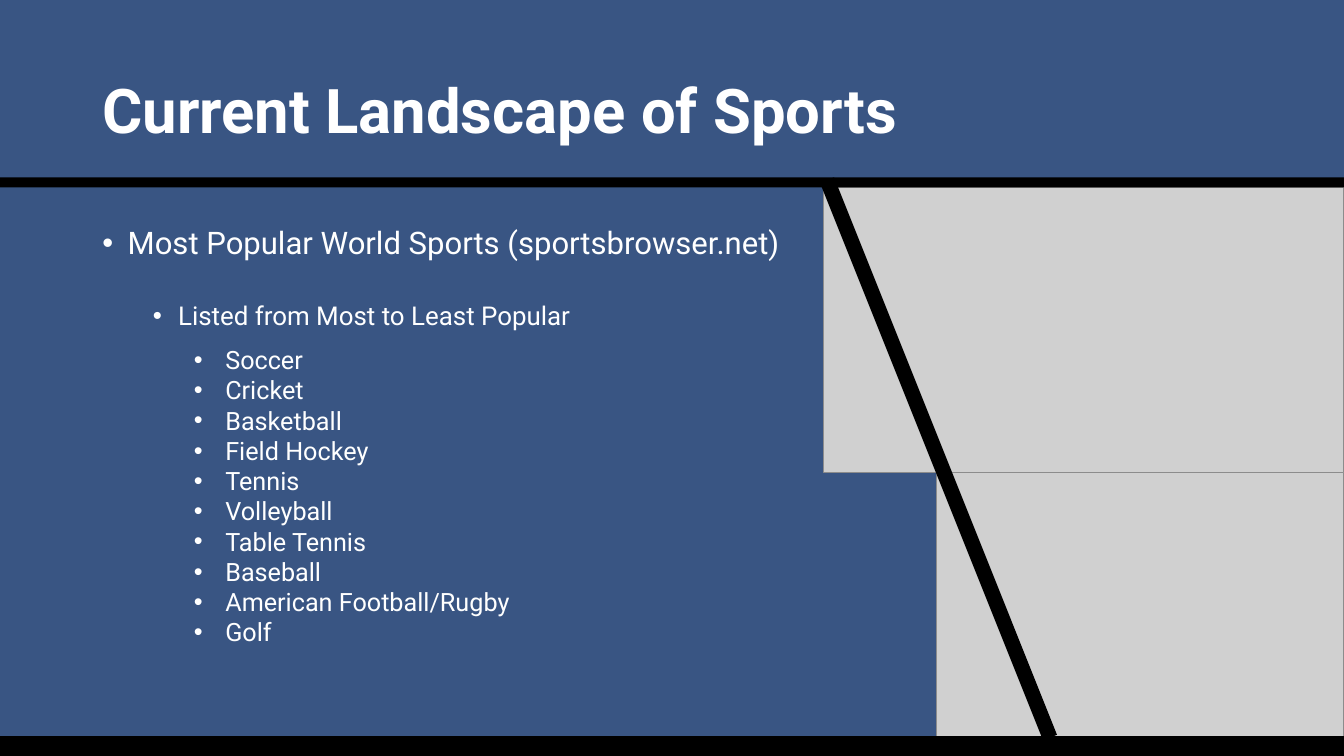
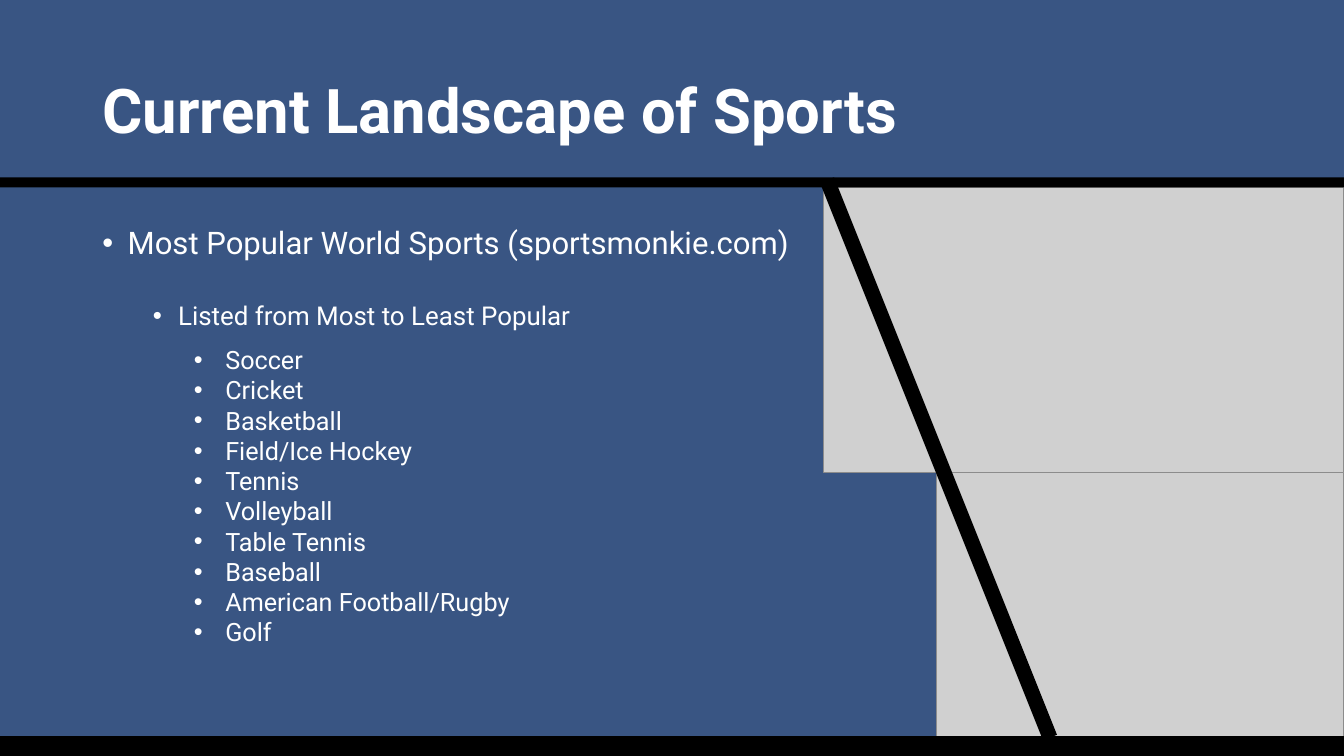
Before and after one commit to SuperMarioGiacomazzo/STOR538_WEBSITE, a slide deck: slide 10 of Slides/Sports Analytics 1/Sports_Analytics_1_Lecture.pptx. Drawn at 1344x756 pixels with LibreOffice and Linux fonts; fonts in the diff are those of the drawing; grey boxes stand for pictures. Boxes give left, top, right and bottom in pixels: in the first picture for what was removed or moved away, otherwise in the second. Text is boxed around its words. In the diff, an @@ line names an element or a change of style, - is before the commit and + after.

```diff
--- a/Slides/Sports Analytics 1/Sports_Analytics_1_Lecture.pptx
+++ b/Slides/Sports Analytics 1/Sports_Analytics_1_Lecture.pptx
@@ text at [128, 229, 788, 261]: text changed @@
-• Most Popular World Sports (sportsbrowser.net)
+• Most Popular World Sports (sportsmonkie.com)
@@ text at [225, 441, 412, 466]: text changed @@
-  • Field Hockey
+  • Field/Ice Hockey
```
Also in this commit, not shown: 12 other slides changed, 2 slides added, 14 other files.
